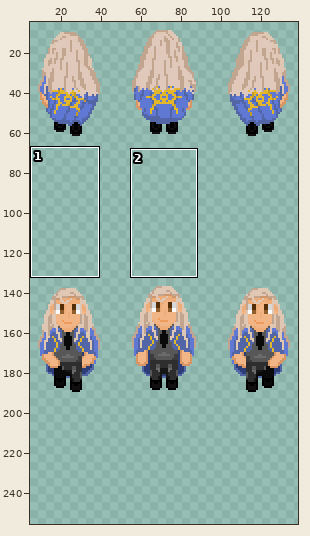
Two versions of one pixel-art file, Assets/Graphical assets/Character/PlayerMovement.ase. Above: a wide view before the commit, with the close-up outlined.
Close-up. Old version:
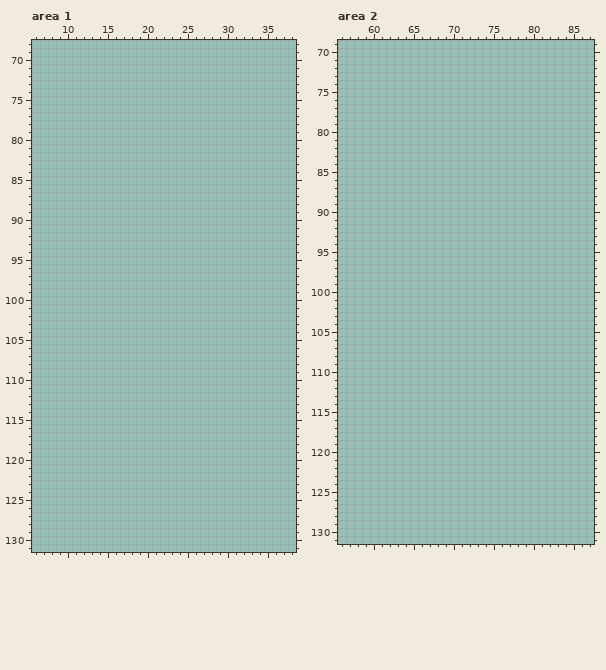
144x256 pixels, 1 frame. Colours within 5 levels of each other are drawn and written as one. Shown: area 1: x 6..38, y 68..131; area 2: x 56..87, y 69..131. The wide view leaves out empty margins. The commit also changed other parts of the picture, which this record leaves out.
Visible layers, top first: "down_1_hair", "down_1", "down_2_hair", "down_2", "down_3_hair", "down_3", "up_1_hair", "up_1", "up_2_hair", "up_2", "up_3_hair", "up_3".
Palette (. is transparent): 
After the commit:
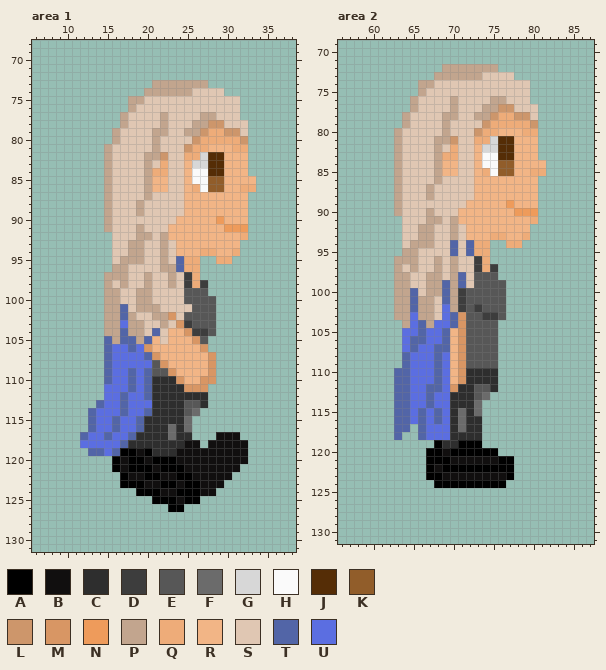
Colours new in this view: A #000000  B #110f0f  C #2e2e2e  D #3d3d3d  E #575757  F #6b6b6b  G #d7d7d7  H #fafafa  J #552d06  K #915d2a  L #cd966b  M #d89664  N #ee9b5b  P #c2a58e  Q #eeac79  R #f2b586  S #e0c7b3  T #5265a7  U #5b6ee1
Diff:
layer "right/right_3" added
layer "right/right_2" added
layer "right/right_2_hair" added
layer "right/right_1_behind" added
layer "right/right_1" added
layer "right/right_1_hair" added
Area 1, layers "right/right_1_hair", "right/right_1", "right/right_1_behind":
y 73: x 21..27 ....... -> PPPPPPP
y 74: x 20..29 .......... -> PPPPPPSSSS
y 75: x 18..31 .............. -> PPSSSSSSSSSSSS
y 76: x 18..31 .............. -> PSSSSSSSSSSSSS
y 77: x 17..31 ............... -> PSSSSPSSSSPPSSS
y 78: x 17..32 ................ -> PSSSSPSSSPPLLSSS
y 79: x 16..32 ................. -> PSSSSPPSSPPLQQLLS
y 80: x 16..32 ................. -> PSSSSPSSSSLQQQQQL
y 81: x 15..32 .................. -> PSSSSSPSSSLQQRRRQQ
y 82: x 15..32 .................. -> PSSSSPPLSSQQGJJRRR
y 83: x 15..32 .................. -> PSSSSPSQSSRGGJJRRR
y 84: x 15..32 .................. -> PSSSSPQQSSRHHJJRRR
y 85: x 15..33 ................... -> PSSSSPRRSSRHHKKRRRR
y 86: x 15..33 ................... -> PSSSSPRRSSRQHKKRRQQ
y 87: x 15..32 .................. -> PSSSSPSSSSRRRRRRRR
y 88..89: x 15..32 .................. -> PSSSPSSSSSRRRRRRRR
y 90: x 15..32 .................. -> PSSSSSSSSRRRRRNRRR
y 91: x 15..32 .................. -> PSSSPSSSRRRRRRRNNN
y 92: x 16..32 ................. -> SSSPPSPRRRRRRRRRQ
y 93: x 16..31 ................ -> SSPPSSPSRRRRRRRR
y 94: x 16..31 ................ -> SSPPSSPSRRRQQRRQ
y 95: x 16..26 ........... -> SPPPSSPSTQQ; x 29..30 .. -> QQ
y 96: x 16..26 ........... -> PPSSSSPPTQQ
y 97: x 15..26 ............ -> PPPSSPSSPSDQ
y 98: x 15..27 ............. -> PSPSSPSSPSDQD
y 99: x 15..27 ............. -> PPSSPPSSSSEEE
y 100: x 15..28 .............. -> PPSSPPSSSSEEEE
y 101: x 15..28 .............. -> PPTSPPPSSSSEEE
y 102: x 15..28 .............. -> PPTPSSPPMSEEEE
y 103: x 15..28 .............. -> PPUPPSSPSMDEEE
y 104: x 15..28 .............. -> PPTPPSTSRRMDDE
y 105: x 15..27 ............. -> TPTTPTRSRRRME
y 106: x 15..27 ............. -> TUUTUMRRRRRRM
y 107: x 15..28 .............. -> TUUUUTMRRRRRRM
y 108: x 15..28 .............. -> TUUUUUEMRRRRRM
y 109: x 15..28 .............. -> TUUTUTEEMRRRRM
y 110: x 15..28 .............. -> TUUTUTCCCMRRMM
y 111: x 15..27 ............. -> UUUTUTCCCCMMM
y 112: x 15..27 ............. -> UUTUUTCCCCCCC
y 113: x 14..27 .............. -> TUUTUUUCCCCEEC
y 114: x 13..26 .............. -> TUUUTUUTCCCCEF
y 115: x 13..25 ............. -> TUUTUUTCCCCCF
y 116: x 13..25 ............. -> TUUTUUTCCCFCF
y 117: x 12..25 .............. -> TUUTUUTCCCCFCC; x 29..31 ... -> BBB
y 118: x 12..26 ............... -> UUUUUTCCCCCCCBB; x 28..32 ..... -> BBBBB
y 119: x 13..32 .................... -> TTUTAABACCCBBBBBBBBB
y 120: x 16..32 ................. -> ABAABAAABBBBBBBBB
y 121: x 16..31 ................ -> ABAAABAAABBBBBBB
y 122: x 17..30 .............. -> ABBAABBAABBBBB
y 123: x 17..29 ............. -> AAABBAABAABBB
y 124: x 19..28 .......... -> AAABBAAABB
y 125: x 21..26 ...... -> AAABAA
y 126: x 23..24 .. -> AA
Area 2, layers "right/right_2_hair", "right/right_2":
y 72: x 69..75 ....... -> PPPPPPP
y 73: x 68..77 .......... -> PPPPPPSSSS
y 74: x 66..79 .............. -> PPSSSSSSSSSSSS
y 75: x 66..79 .............. -> PSSSSSSSSSSSSS
y 76: x 65..79 ............... -> PSSSSPSSSSPPSSS
y 77: x 65..80 ................ -> PSSSSPSSSPPLLSSS
y 78: x 64..80 ................. -> PSSSSPPSSPPLQQLLS
y 79: x 64..80 ................. -> PSSSSPSSSSLQQQQQL
y 80: x 63..80 .................. -> PSSSSSPSSSLQQRRRQQ
y 81: x 63..80 .................. -> PSSSSPPLSSQQGJJRRR
y 82: x 63..80 .................. -> PSSSSPSQSSRGGJJRRR
y 83: x 63..80 .................. -> PSSSSPQQSSRHHJJRRR
y 84: x 63..81 ................... -> PSSSSPRRSSRHHKKRRRR
y 85: x 63..81 ................... -> PSSSSPRRSSRQHKKRRQQ
y 86: x 63..80 .................. -> PSSSSPSSSSRRRRRRRR
y 87..88: x 63..80 .................. -> PSSSPSSSSSRRRRRRRR
y 89: x 63..80 .................. -> PSSSSSSSSRRRRRNRRR
y 90: x 63..80 .................. -> PSSSPSSSRRRRRRRNNN
y 91: x 64..80 ................. -> SSSPPSPRRRRRRRRRQ
y 92: x 64..79 ................ -> SSPPSSPSRRRRRRRR
y 93: x 64..79 ................ -> SSPPSSPSRRRQQRRQ
y 94: x 64..74 ........... -> SPPPSSTSTQQ; x 77..78 .. -> QQ
y 95: x 64..74 ........... -> PPSSSSTSTQQ
y 96: x 63..74 ............ -> PPPSSPSPSSDQ
y 97: x 63..75 ............. -> PSPSSPSPSSDQD
y 98: x 63..75 ............. -> PPSSPPSPTSEEE
y 99: x 63..76 .............. -> PPSSPPTPTSEEEE
y 100: x 63..76 .............. -> PPTSPPTPDEEEEE
y 101: x 63..76 .............. -> PPTPPSTPDEEEEE
y 102: x 63..76 .............. -> PPTPPSUPDEDEEE
y 103: x 63..76 .............. -> PPUPPSUTMEEDDE
y 104: x 64..75 ............ -> PUTPUUTMEEEE
y 105: x 64..75 ............ -> UUTUUTRMEEEE
y 106: x 64..75 ............ -> UTTUUTRMEEEE
y 107: x 64..75 ............ -> UTUUTTRMEEEE
y 108..109: x 64..75 ............ -> TUUUTURMEEEE
y 110..111: x 63..75 ............. -> TTUUUTURMCCCC
y 112: x 63..75 ............. -> TTUUTTUMCCEEC
y 113: x 63..74 ............ -> TTUUTUUCCCEF
y 114: x 63..73 ........... -> TTUUTUUCCCF
y 115: x 63..73 ........... -> TTUTUTUCFCF
y 116: x 63..73 ........... -> TTUTUTUCFCC
y 117: x 63..64 .. -> TT; x 66..73 ........ -> TUUUCFCC
y 118: x 63 . -> T; x 66..73 ........ -> TUUUCCCC
y 119: x 68..73 ...... -> ACCAAA
y 120: x 67..75 ......... -> AABAAAAAA
y 121: x 67..77 ........... -> AAABBBBBBAA
y 122: x 67..77 ........... -> ABAAAAAAAAA
y 123: x 67..77 ........... -> AABBBBBBBBA
y 124: x 68..76 ......... -> AAAAAAAAA
